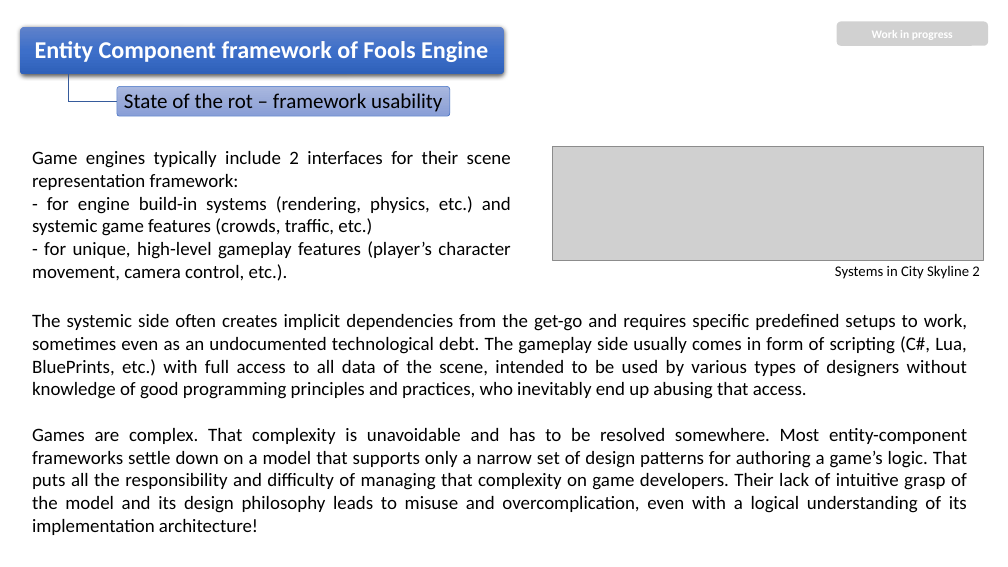
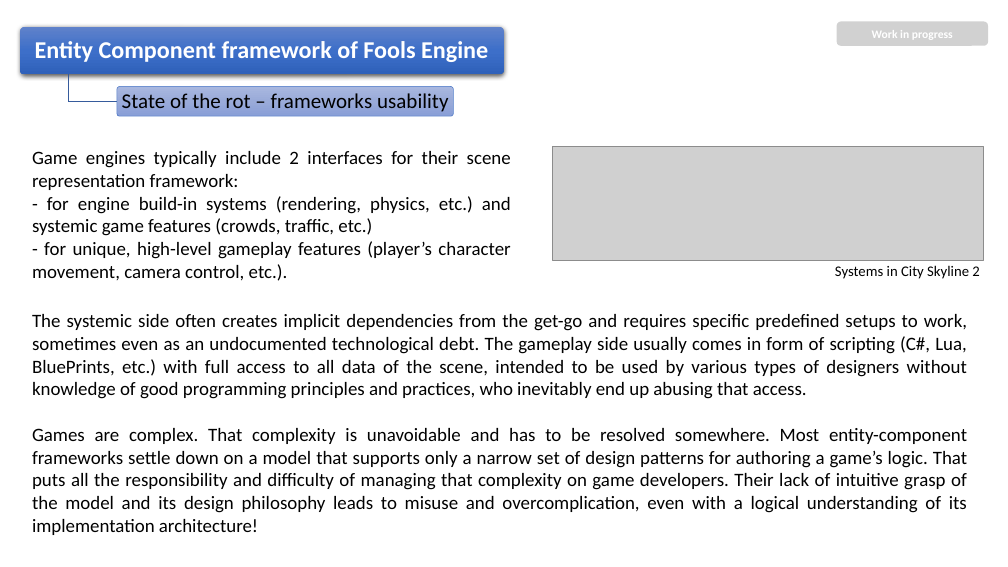
Before and after one commit to pawel-kaleta/FoolsEngine, a slide deck: slide 4 of Documentation/Entity Component Framework.pptx. Drawn at 1008x567 pixels with LibreOffice and Linux fonts; fonts in the diff are those of the drawing; grey boxes stand for pictures. Boxes give left, top, right and bottom in pixels: in the first picture for what was removed or moved away, otherwise in the second. Text is boxed around its words. In the diff, an @@ line names an element or a change of style, - is before the commit and + after.

```diff
--- a/Documentation/Entity Component Framework.pptx
+++ b/Documentation/Entity Component Framework.pptx
@@ rounded rectangle: place and size @@
-rounded rectangle at [117, 86, 450, 116]
+rounded rectangle at [117, 86, 454, 116]
@@ text at [122, 93, 448, 112]: text changed @@
-State of the rot – framework usability
+State of the rot – frameworks usability
```
Also in this commit, not shown: 1 other slide changed, 15 other files.
